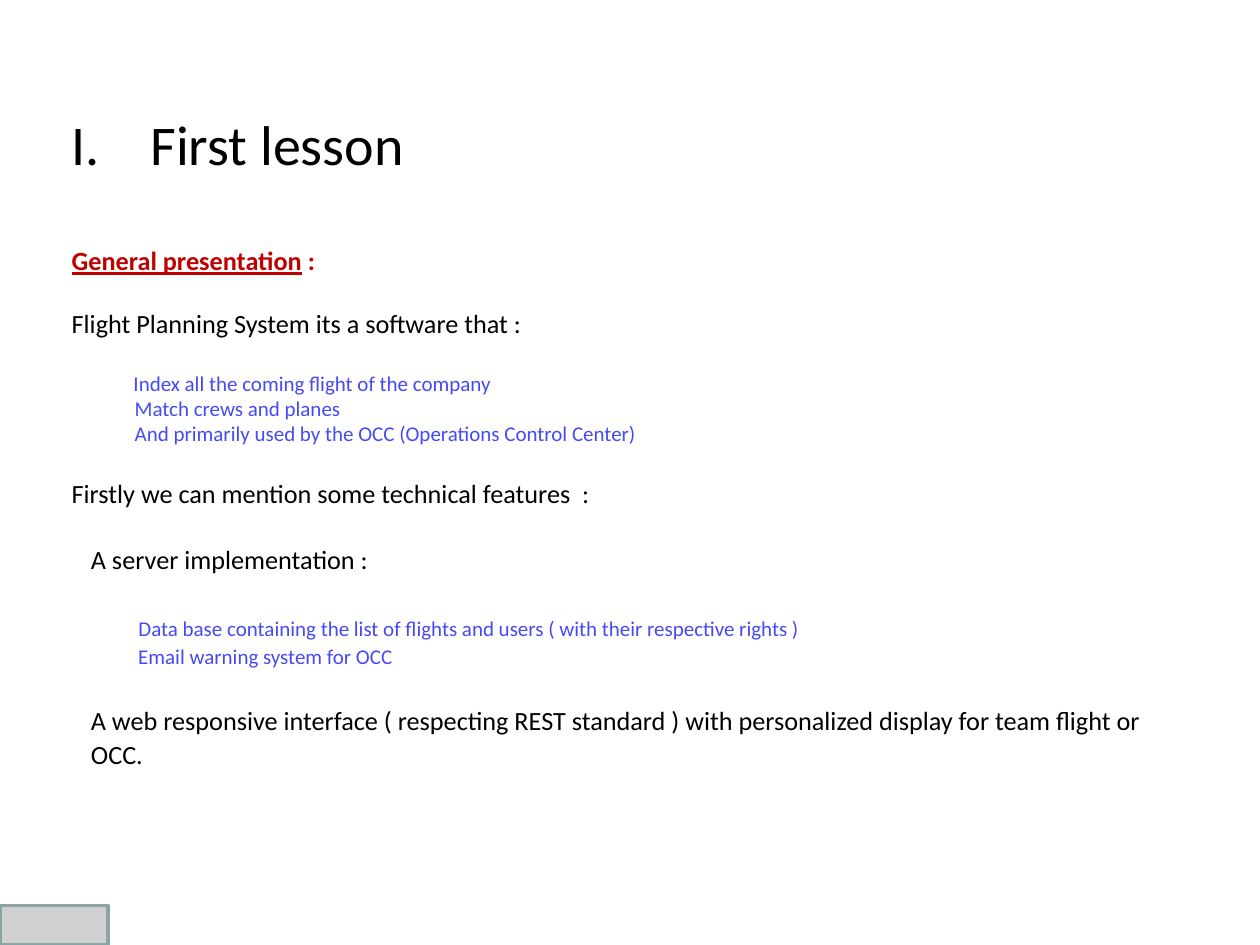
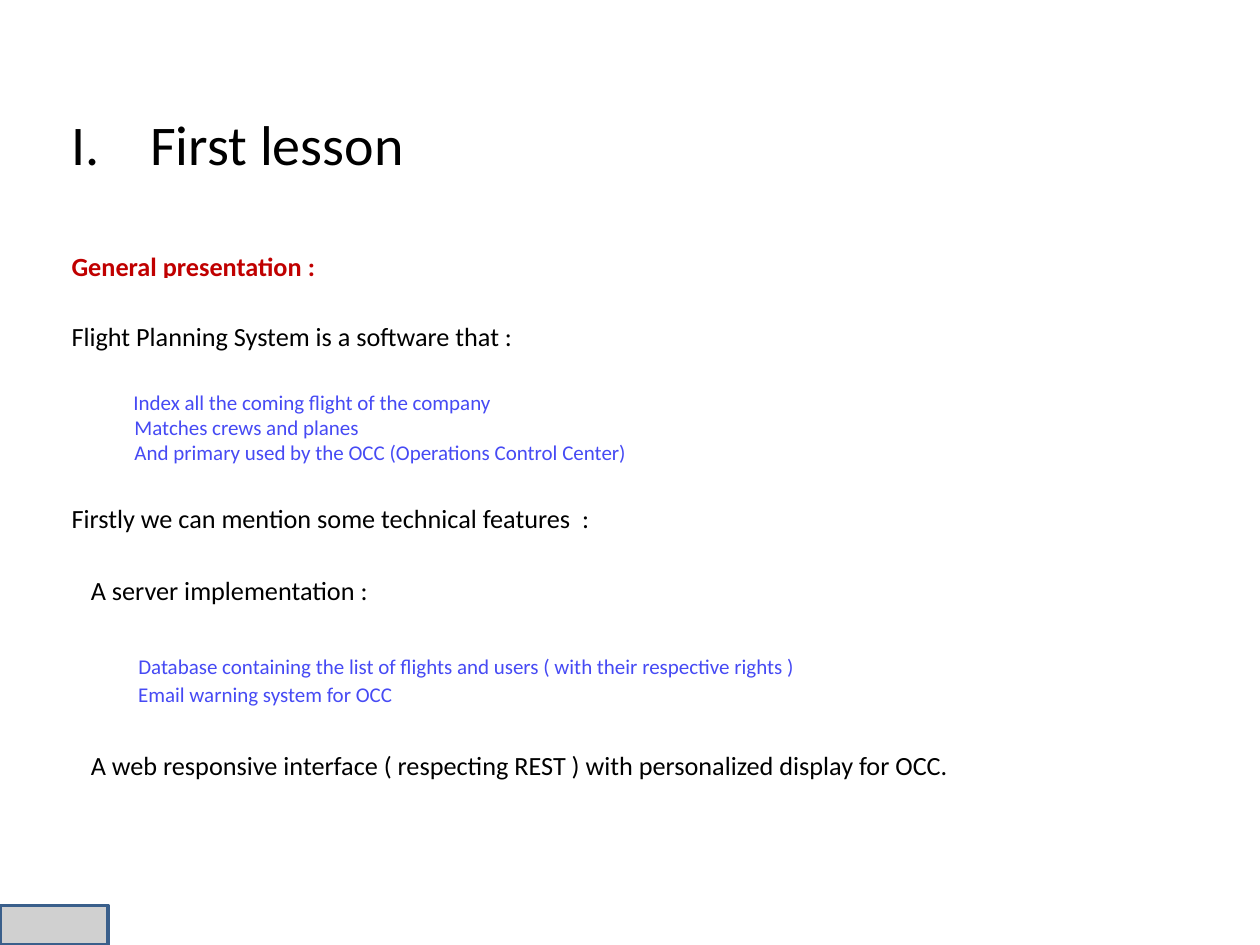
Before and after one commit to niss93/Preplane, a slide deck: slide 4 of Presentation.pptx. Drawn at 1260x945 pixels with LibreOffice and Linux fonts; fonts in the diff are those of the drawing; grey boxes stand for pictures; background and template pictures are left out. Boxes give left, top, right and bottom in pixels: in the first picture for what was removed or moved away, otherwise in the second. Text is boxed around its words. In the diff, an @@ line names an element or a change of style, - is before the commit and + after.

```diff
--- a/Presentation.pptx
+++ b/Presentation.pptx
@@ text at box(72, 257, 570, 533): indent changed @@
@@ text at box(72, 327, 499, 351): text changed @@
-Flight Planning System its a software that :
+Flight Planning System is a software that :
@@ text at box(134, 420, 625, 464): text changed @@
-Match crews and planes
-And primarily used by the OCC (Operations Control Center)
+Matches crews and planes
+And primary used by the OCC (Operations Control Center)
@@ text at box(138, 659, 782, 678): spaces changed @@
-Data base containing the list of flights and users ( with their respective rights )
+Database containing the list of flights and users ( with their respective rights )
@@ text at box(91, 756, 947, 780): text changed @@
-A web responsive interface ( respecting REST standard ) with personalized display for team flight or
-OCC.
+A web responsive interface ( respecting REST ) with personalized display for OCC.
```
Also in this commit, not shown: 14 other slides changed, 1 slide added.
